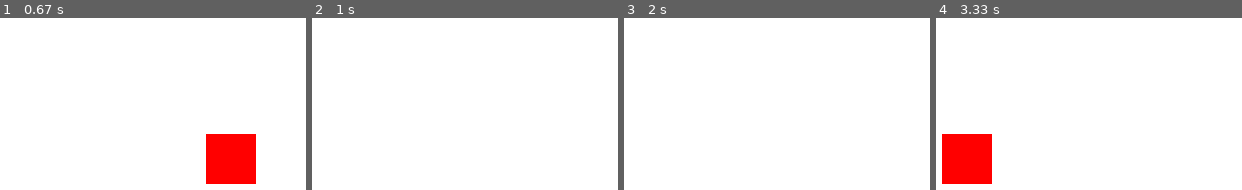
Above: before the commit, frames 1-4 (left to right).
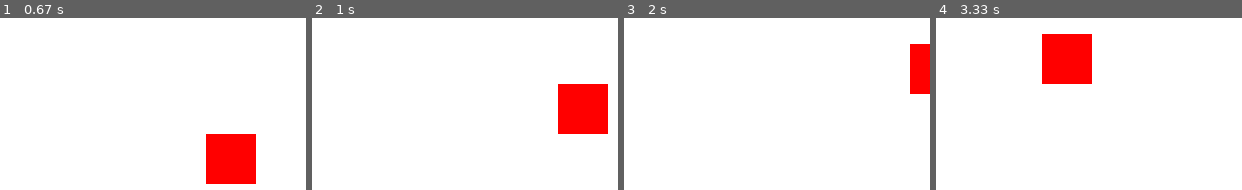
Above: after the commit, the same moments.

Repository: mohanmanju/pyGame
Game: pygame game, started from learn/rectmove.py
The game is run twice, just before and just after one commit, with the same random seed, the same clock (stepped at 60 frames per second) and the same inputs.
Inputs:
- Up to frame 1 (0.67 s): hold Right from 0.33 s (still down)
- Up to frame 2 (1 s): release Right at 0.8 s; hold Up from 0.83 s (still down)
- Up to frame 3 (2 s): release Up at 1.13 s; hold Right 1.17-1.63 s; hold Left from 1.67 s (still down)
- Up to frame 4 (3.33 s): release Left at 2.2 s; hold Down 2.23-2.53 s; hold Left 2.57-2.97 s; hold Up from 3 s (still down)

Frame 1 is identical in both runs. In frame 2, 4.7% of the frame differs, in the area x 80-97%, y 38-68%; in frame 3, 1.9%; in frame 4, 9.5%, in the area x 1-51%, y 9-97%.

Commit message:
rect move

Diff:
--- a/learn/rectmove.py
+++ b/learn/rectmove.py
@@ -15,7 +15,8 @@
 
 pygame.display.update()
 exit = False
-change = 0
+change_x = 0
+change_y = 0
 while not exit:
 
     for event in pygame.event.get():
@@ -23,10 +24,21 @@
             exit = True
         if event.type == pygame.KEYDOWN:
             if(event.key == pygame.K_LEFT):
-                change = -10
+                change_x = -10
             if(event.key == pygame.K_RIGHT):
-                change = 10
-    snake_x += change
+                change_x = 10
+            if(event.key == pygame.K_UP):
+                change_y = -10
+            if(event.key == pygame.K_DOWN):
+                change_y = 10
+        if(event.type == pygame.KEYUP):
+            if(event.key == pygame.K_LEFT or event.key == pygame.K_RIGHT):
+                change_x = 0
+            if(event.key == pygame.K_UP or event.key == pygame.K_DOWN):
+                change_y = 0
+
+    snake_x += change_x
+    snake_y += change_y
     display.fill(white)
     pygame.draw.rect(display,red,[snake_x,snake_y,50,50])
     pygame.display.update()
